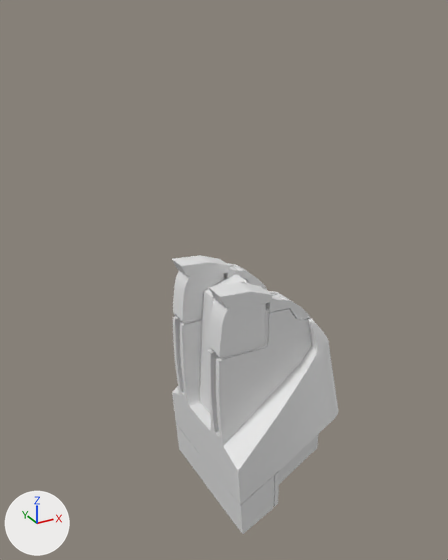
Before and after pictures for a commit that changed the Blender file BattleDroid/battledroid.blend.
One viewpoint serves both versions: a camera (50 mm lens) standing at (-0.28, -2.93, 9.06) and looking at (3.66, 4.25, 5.47). Every picture has the same lights, and +X, +Y and +Z are marked at lower left.

In view in the first picture: 'Torso', 'back_quarter', 'backpack_clips', 'backpack_straps', 'bottom_tray'.
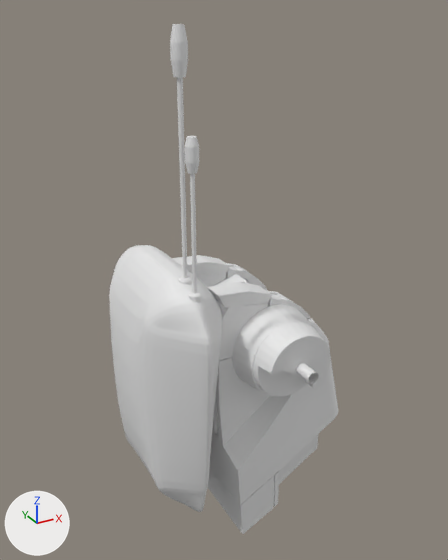
Commit message: sorted out clips

Pixel boxes (x1, y1, x2, y2) of what changed, in the pictures (448 x 560 px):
'backpack', shown: after (109, 245, 222, 512)
'shoulder_top', shown: after (253, 321, 330, 397)
'shoulder_base', shown: after (232, 304, 320, 396)
'backpack_clips', moved: before (172, 255, 273, 308); after (172, 255, 272, 308)
'antenna_main', shown: after (170, 24, 192, 285)
'antenna_secondary', shown: after (185, 136, 202, 303)
'shoulder_arm_pin', shown: after (296, 363, 319, 384)
'back_quarter', unchanged, covered by the edit: before (173, 271, 266, 358); after (197, 273, 268, 360)

What the commit changed:
Object 'shoulder_base' (ob_shoulder_base) is now shown.
Object 'shoulder_top' (ob_shoulder_top) is now shown.
Object 'shoulder_arm_pin' (ob_shoulder_arm_pin) is now shown.
Object 'backpack_clips' (ob_backpack_clips) moves from (4.21, 4.35, 5.36) to (4.2, 4.35, 5.37).
Object 'backpack' (ob_backpack) is now shown.
Object 'antenna_main' (ob_antenna_main) is now shown.
Object 'antenna_secondary' (ob_antenna_secondary) is now shown.
